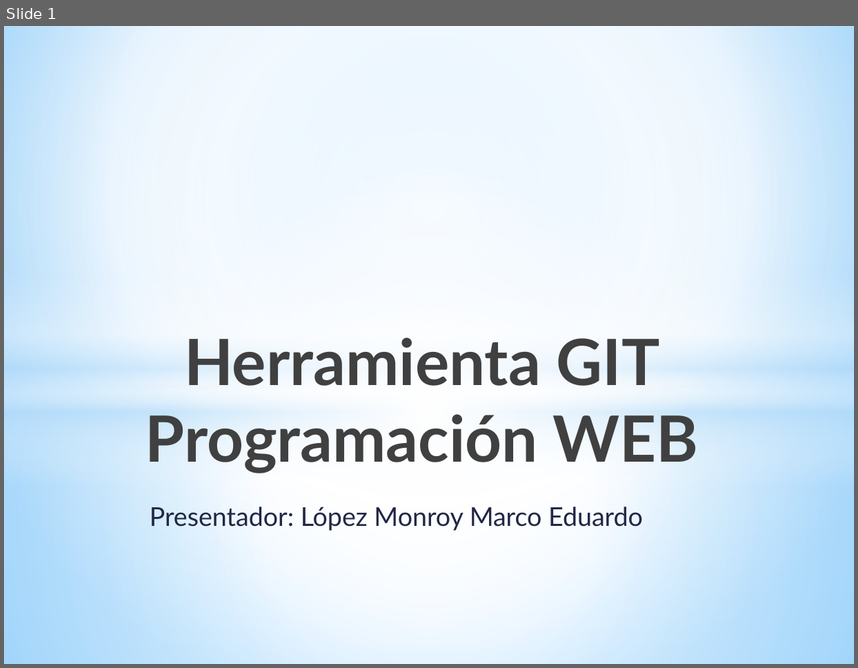
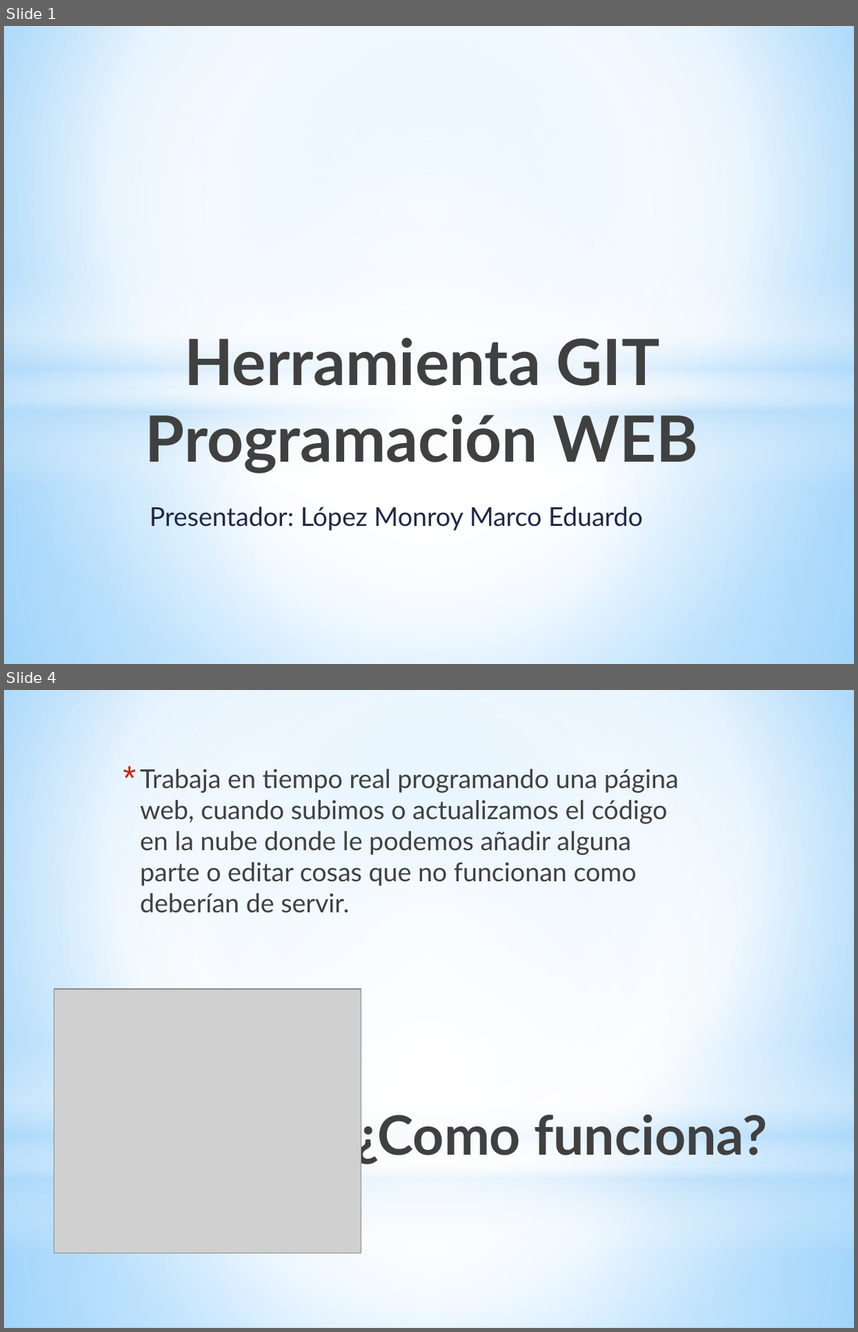
Before and after one commit to Marcoe1995/programacion_web, a slide deck: tareas/Herramienta GIT.pptx. Shown one above the other, each under a label of ours: slide 1 before the commit, slides 1 and 4 after it; the slides between them are not shown. The pictures are 858x668 and 858x1332 pixels, drawn with LibreOffice and Linux fonts; fonts in the diff are those of the drawing; grey boxes stand for pictures. Boxes give left, top, right and bottom in pixels: in the first picture for what was removed or moved away, otherwise in the second. Text is boxed around its words. In the diff, an @@ line names an element or a change of style, - is before the commit and + after.

```diff
--- a/tareas/Herramienta GIT.pptx
+++ b/tareas/Herramienta GIT.pptx
@@ slide 4 added at <box>4,690,854,1328</box>, background gradient #9ED5FF to #FFFFFF to #5BB9FF @@
@@ rectangle added at <box>4,690,854,1164</box>, fill gradient #FFFFFF to #B4DCFA @@
@@ text added at <box>140,769,679,913</box>, 22 pt, text #404040 @@
+* Trabaja en tiempo real programando una página web, cuando subimos o actualizamos el código en la nube donde le podemos añadir alguna parte o editar cosas que no funcionan como deberían de servir.
@@ ellipse added at <box>4,839,854,1313</box>, fill gradient #FFFFFF @@
@@ picture added at <box>54,988,361,1252</box> @@
@@ rectangle added at <box>4,1041,854,1253</box>, fill gradient #FFFFFF to #B4DCFA @@
@@ title added at <box>355,1107,768,1164</box>, 46 pt, text gradient #000000 to #404040 to #212745, bold @@
+* ¿Como funciona?
@@ rectangle added at <box>4,1164,854,1328</box>, fill gradient #FFFFFF to #B4DCFA @@
```
Also in this commit, not shown: 2 slides changed, 1 slide removed, 3 other files.
